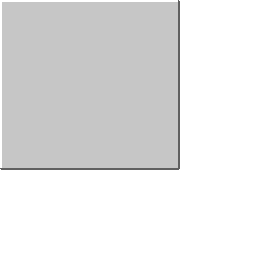
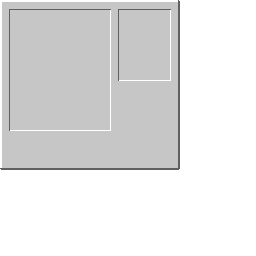
Layers edited between the first and the second 256px x 256px image:
added layer "POT PIT" above "CLAY PIT" over [118, 9, 171, 81]
added layer "CLAY PIT" above "PIECE" over [9, 9, 111, 131]
renamed "Layer" to "PIECE", hid it, painted on it over [9, 9, 16, 126]
